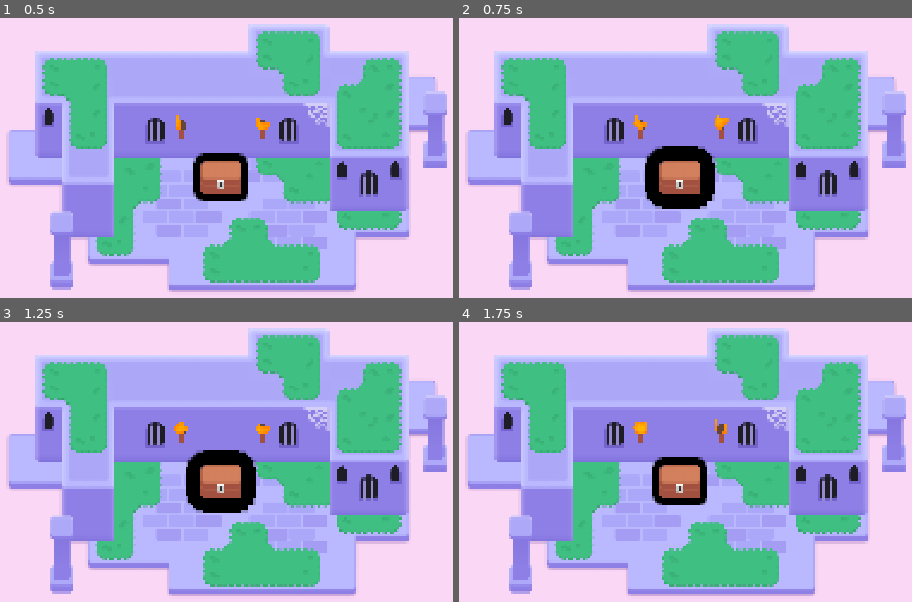
Above: before the commit, frames 1-4 (two rows, left to right).
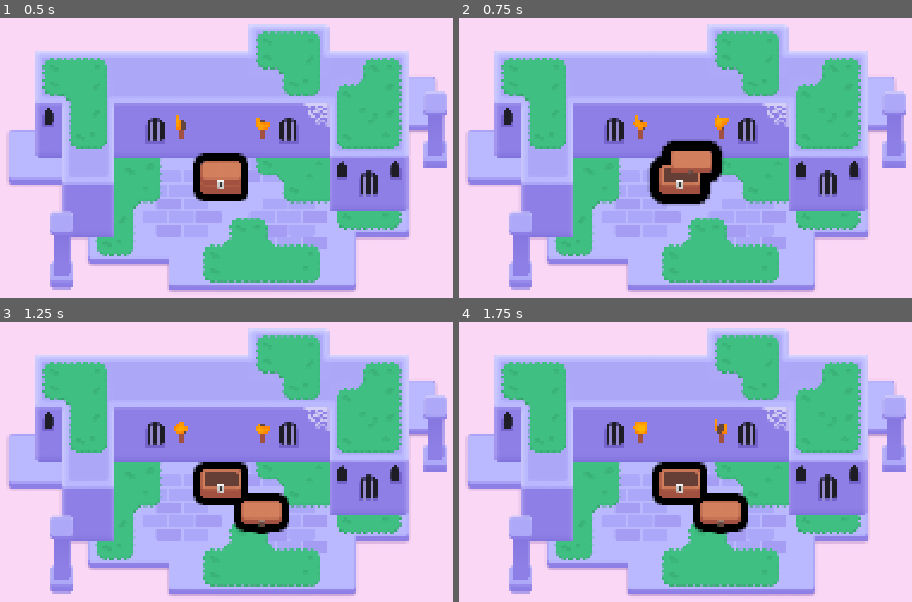
Above: after the commit, the same moments.

Repository: Sunny0714/M6-Looting
Game: Godot game, scene res://lessons/mini_dungeon.tscn
Same seed, same stepped clock (60 frames per second), same inputs: the game is played once before the commit and once after it.
Inputs (mouse positions are in pixels of both pictures, inside the frame that each line leads up to):
- Up to frame 1 (0.5 s): no input
- Up to frame 2 (0.75 s): tap Enter at 0.5 s; move the mouse to (680, 177) at 0.52 s; hold D (move_right) from 0.53 s (still down); tap Z at 0.6 s; click (680, 177) at 0.67 s
- Up to frame 3 (1.25 s): keep holding D (move_right); tap Space at 0.77 s
- Up to frame 4 (1.75 s): move the mouse to (522, 501) at 1.27 s; release D (move_right) at 1.28 s; hold S (move_down) from 1.28 s (still down); tap Z at 1.35 s; click (522, 501) at 1.42 s; tap Space at 1.52 s

Frame 1 is identical in both runs. In frame 2, 2.2% of the frame differs, in the area x 41-59%, y 43-69%; in frame 3, 3.4%, in the area x 41-64%, y 45-76%; in frame 4, 2.4%.

Commit message:
Update chest.gd
M6L5

Diff:
--- a/lessons/chest/chest.gd
+++ b/lessons/chest/chest.gd
@@ -1,6 +1,8 @@
 extends Area2D
 
+
 @onready var canvas_group: CanvasGroup = $CanvasGroup
+@onready var animation_player: AnimationPlayer = $AnimationPlayer
 
 func _ready() -> void:
 	mouse_entered.connect(_on_mouse_entered)
@@ -17,3 +19,18 @@
 func _on_mouse_exited() -> void:
 	var tween := create_tween()
 	tween.tween_method(set_outline_thickness, 6.0, 3.0, 0.08)
+
+func _input_event(viewport: Viewport, event: InputEvent, shape_index: int):
+	var event_is_mouse_click: bool = (
+		event is InputEventMouseButton and
+		event.button_index == MOUSE_BUTTON_LEFT and
+		event.is_pressed()
+	)
+
+	if event_is_mouse_click:
+		open()
+
+func open() -> void:
+	animation_player.play("Open")
+
+	input_pickable = false
